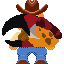
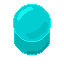
Layers edited between the first and the second (64, 64) image:
added layer "Button" above "Icon10Splorsh" over [13, 4, 51, 55]
hid "Icon8Claw" over [2, 14, 62, 47]
hid "Icon1CowboyHat", moved it above "Background" over [9, 0, 55, 64]
